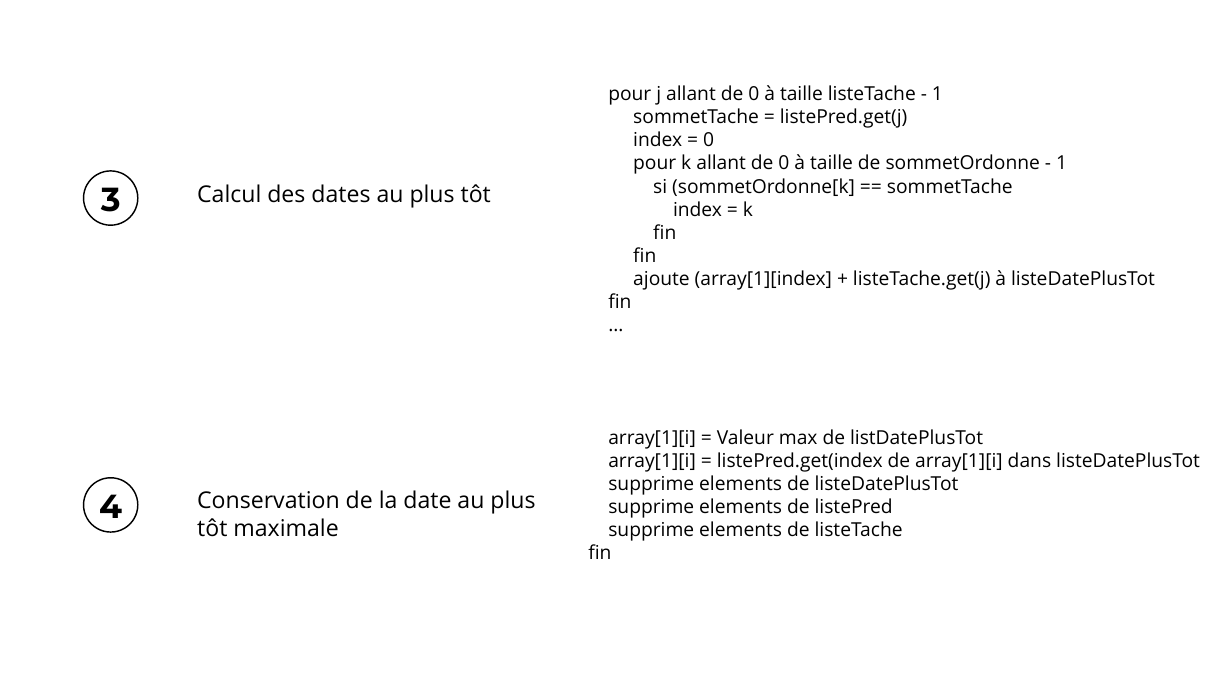
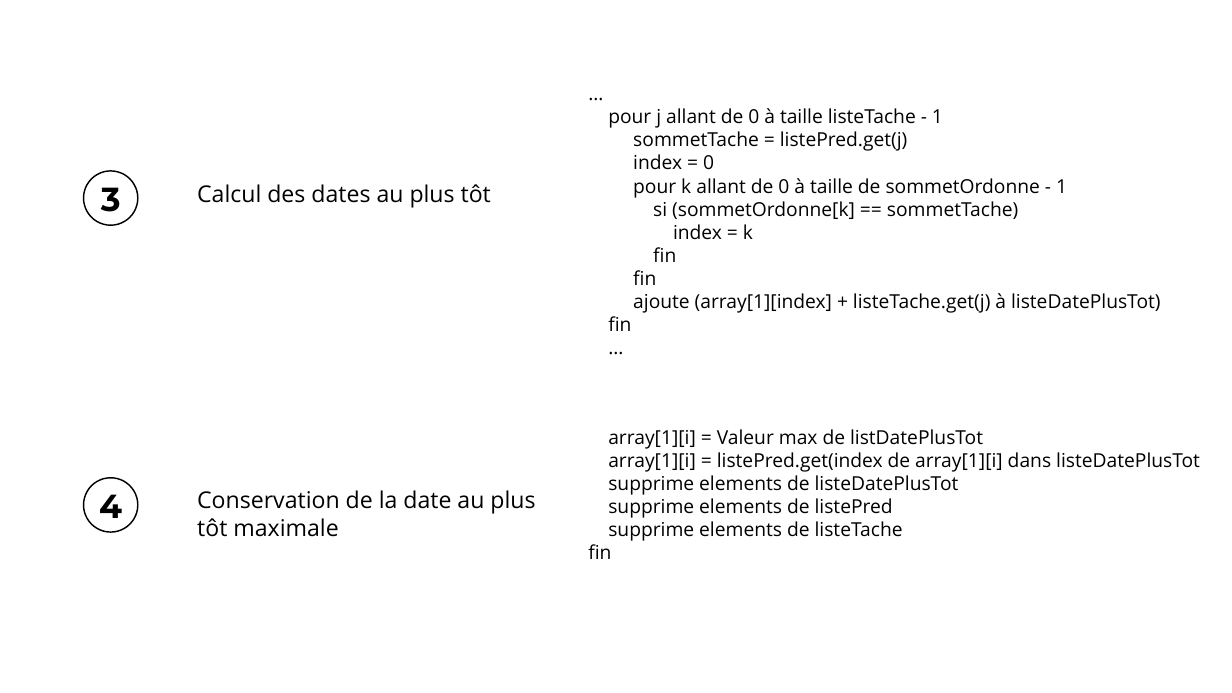
Before and after one commit to vincentdbs/ProjetTheorieDesGraphes, a slide deck: slide 15 of A4_Presentation.pptx. Drawn at 1232x693 pixels with LibreOffice and Linux fonts; fonts in the diff are those of the drawing. Boxes give left, top, right and bottom in pixels: in the first picture for what was removed or moved away, otherwise in the second. Text is boxed around its words. In the diff, an @@ line names an element or a change of style, - is before the commit and + after.

```diff
--- a/A4_Presentation.pptx
+++ b/A4_Presentation.pptx
@@ text at (608, 108, 1161, 331): paragraph added @@
+…
@@ text at (653, 201, 1018, 219): text changed @@
-si (sommetOrdonne[k] == sommetTache
+si (sommetOrdonne[k] == sommetTache)
@@ text at (633, 293, 1161, 313): text changed @@
-ajoute (array[1][index] + listeTache.get(j) à listeDatePlusTot
+ajoute (array[1][index] + listeTache.get(j) à listeDatePlusTot)
```
Also in this commit, not shown: 1 other slide changed, 4 slides added.
